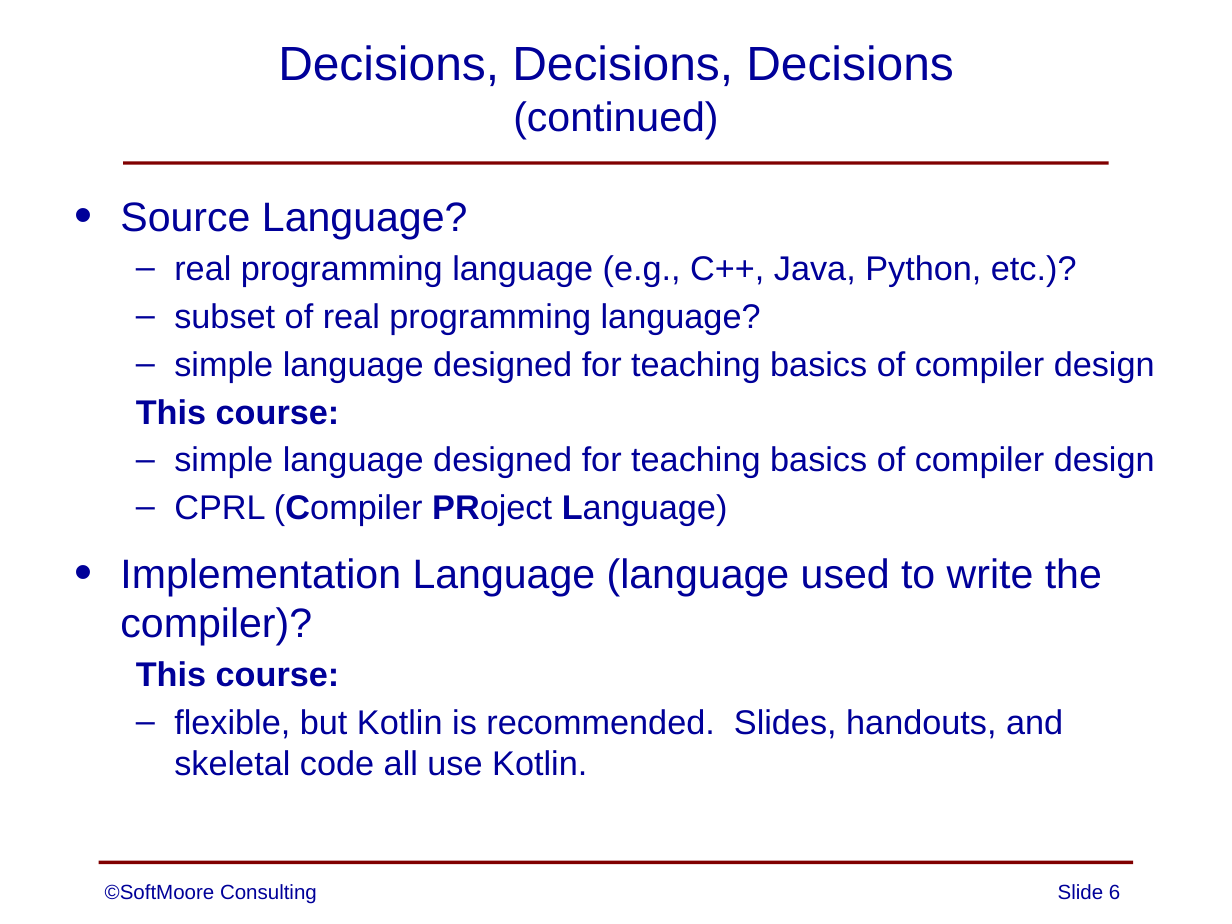
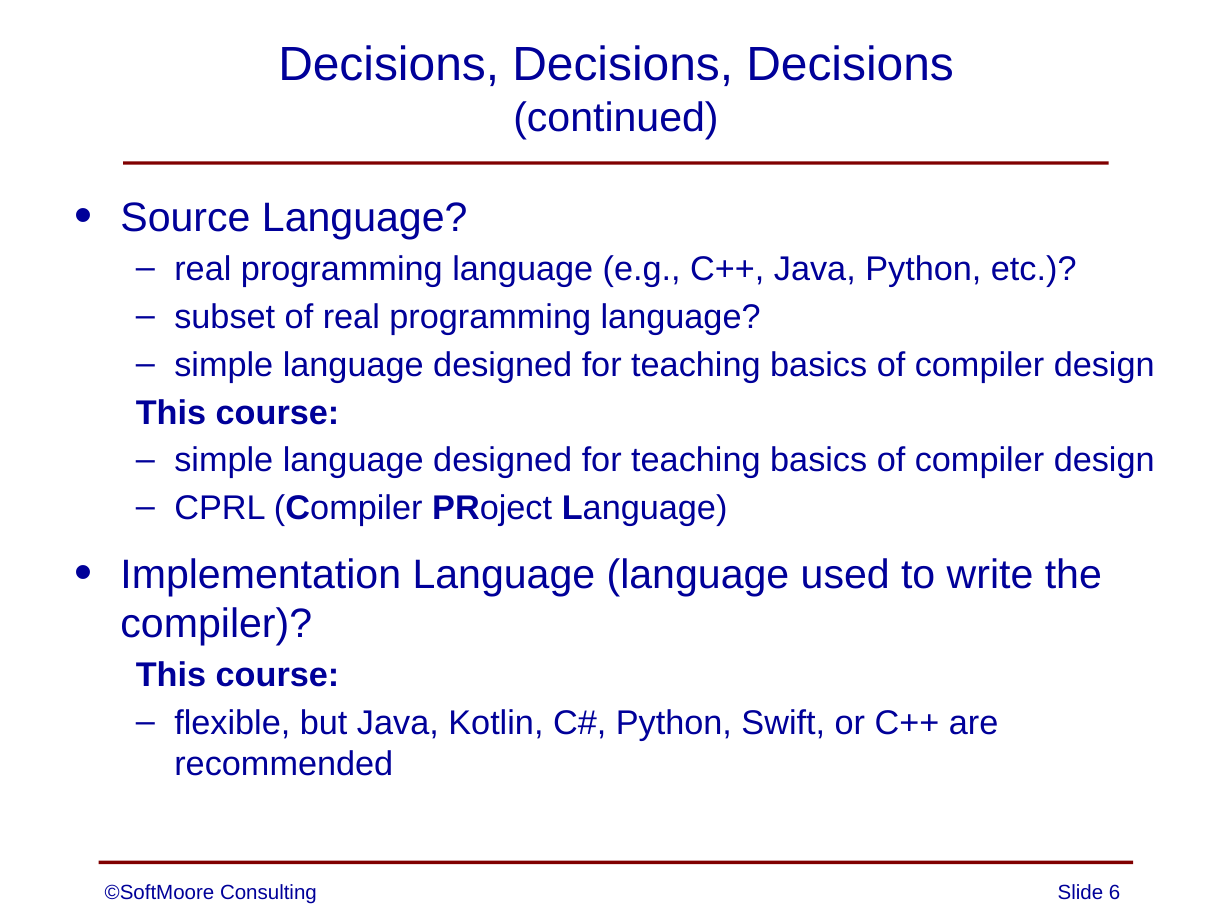
Before and after one commit to SoftMoore/CPRL-Kt, a slide deck: slide 6 of PowerPoint/00 - Teaching Compiler Design.pptx. Drawn at 1232x924 pixels with LibreOffice and Linux fonts; fonts in the diff are those of the drawing. Boxes give left, top, right and bottom in pixels: in the first picture for what was removed or moved away, otherwise in the second. Text is boxed around its words. In the diff, an @@ line names an element or a change of style, - is before the commit and + after.

```diff
--- a/PowerPoint/00 - Teaching Compiler Design.pptx
+++ b/PowerPoint/00 - Teaching Compiler Design.pptx
@@ text at (x1=174, y1=709, x2=998, y2=776): text changed @@
-  – flexible, but Kotlin is recommended. Slides, handouts, and skeletal code all use Kotlin.
+  – flexible, but Java, Kotlin, C#, Python, Swift, or C++ are recommended
```
Also in this commit, not shown: 9 other slides changed, 1 slide removed, 3 other files.
